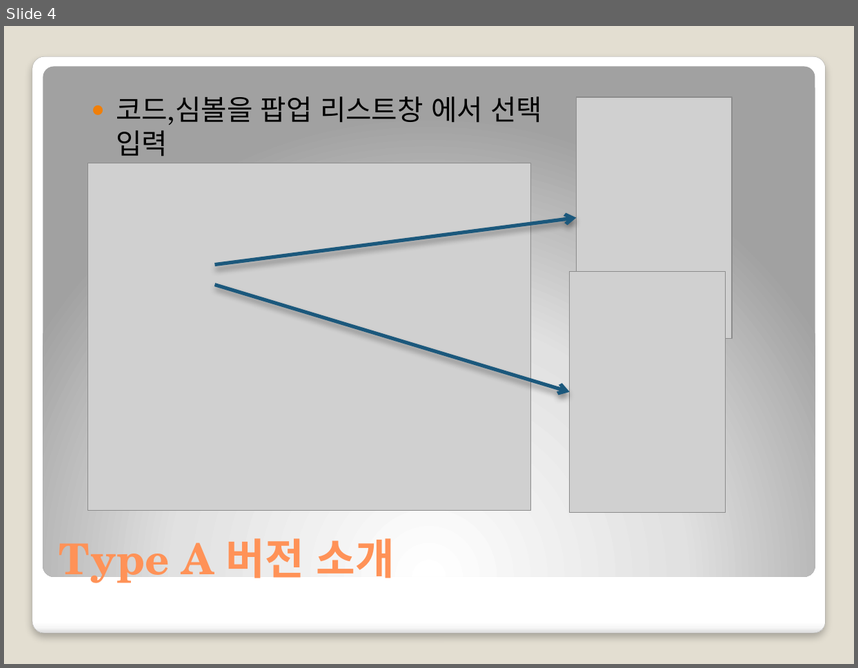
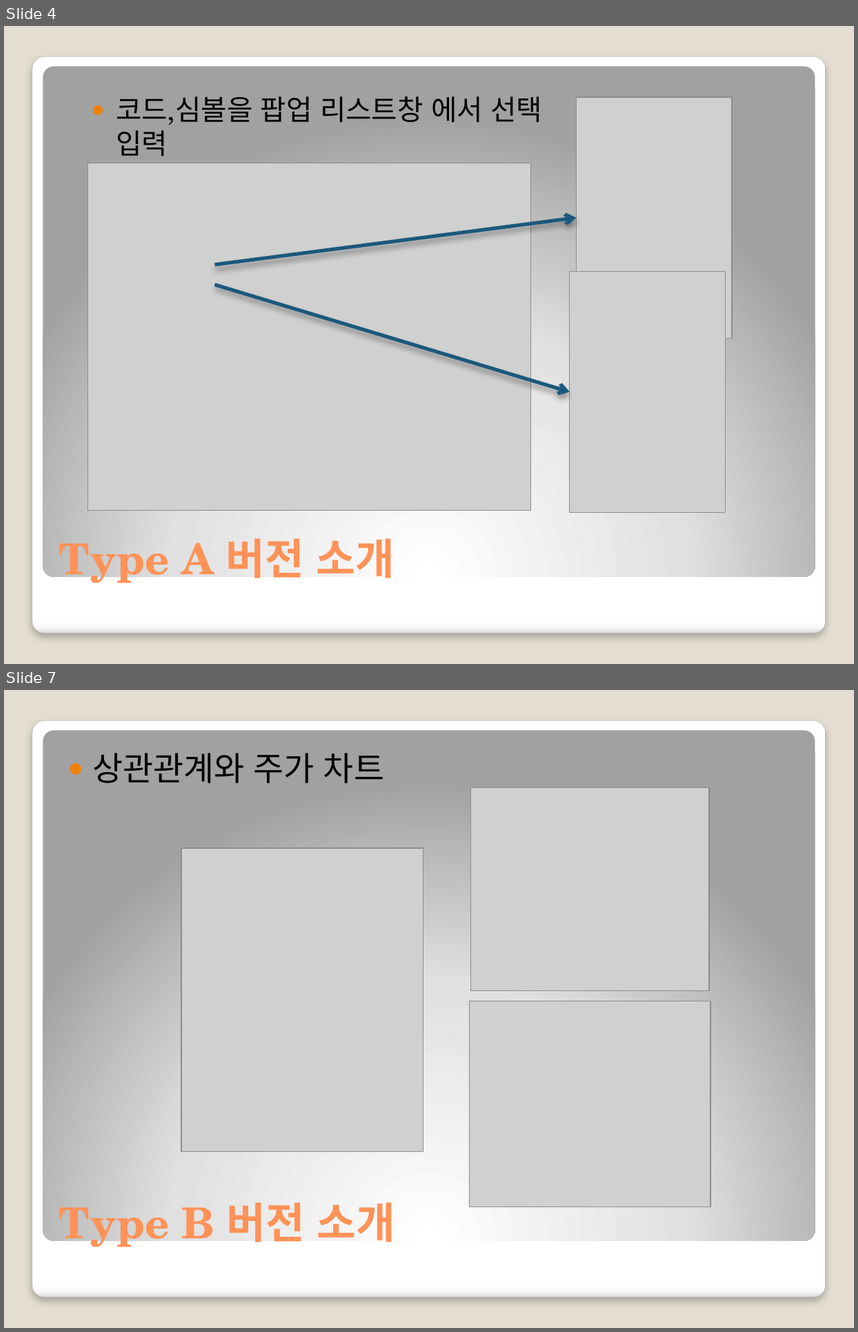
Before and after one commit to nbvc1003/stockAnalyst, a slide deck: 중간프로젝트2차_금융상품 분석툴20191224.pptx. Shown one above the other, each under a label of ours: slide 4 before the commit, slides 4 and 7 after it; the slides between them are not shown. The pictures are 858x668 and 858x1332 pixels, drawn with LibreOffice and Linux fonts; fonts in the diff are those of the drawing; grey boxes stand for pictures. Boxes give left, top, right and bottom in pixels: in the first picture for what was removed or moved away, otherwise in the second. Text is boxed around its words. In the diff, an @@ line names an element or a change of style, - is before the commit and + after.

```diff
--- a/중간프로젝트2차_금융상품 분석툴20191224.pptx
+++ b/중간프로젝트2차_금융상품 분석툴20191224.pptx
@@ slide 7 added at (x1=4, y1=690, x2=854, y2=1328), background #E3DED1; not listed: 2 template elements that a slide beside it also shows @@
@@ text added at (x1=92, y1=753, x2=384, y2=783), 28 pt, text #000000 @@
+● 상관관계와 주가 차트
@@ picture added at (x1=470, y1=788, x2=710, y2=991) @@
@@ picture added at (x1=181, y1=848, x2=424, y2=1152) @@
@@ picture added at (x1=469, y1=1001, x2=711, y2=1207) @@
@@ title added at (x1=59, y1=1202, x2=395, y2=1252), 36 pt, text #FF9258, bold @@
+Type B 버전 소개
```
Also in this commit, not shown: 3 slides changed, 3 other slides added, 2 other files.
